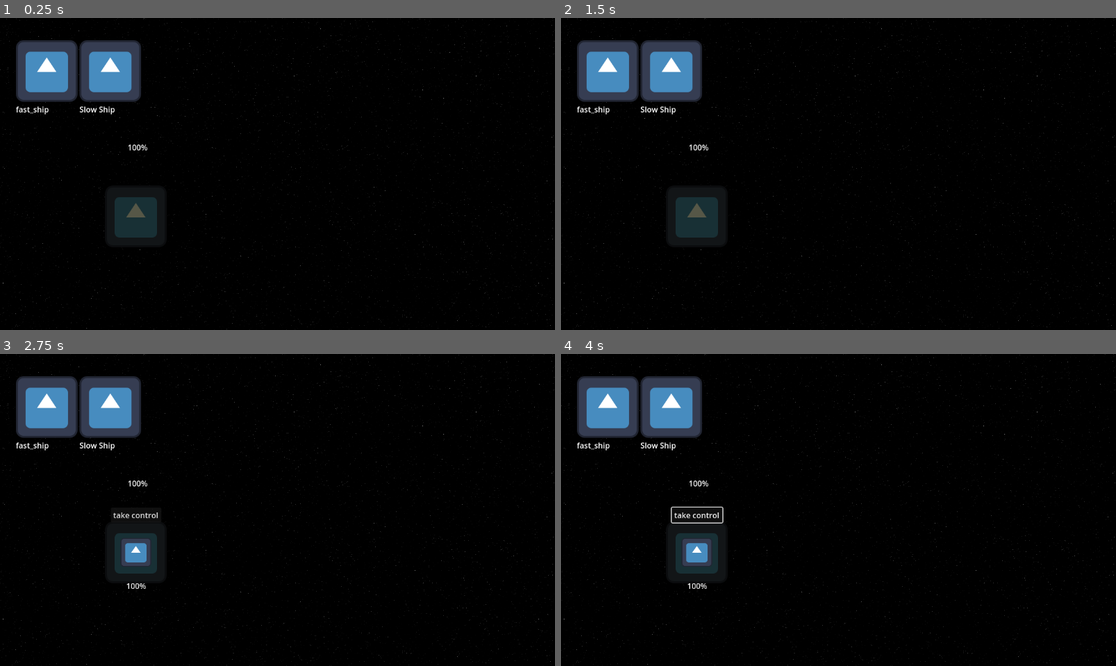
Above: before the commit, frames 1-4 (two rows, left to right).
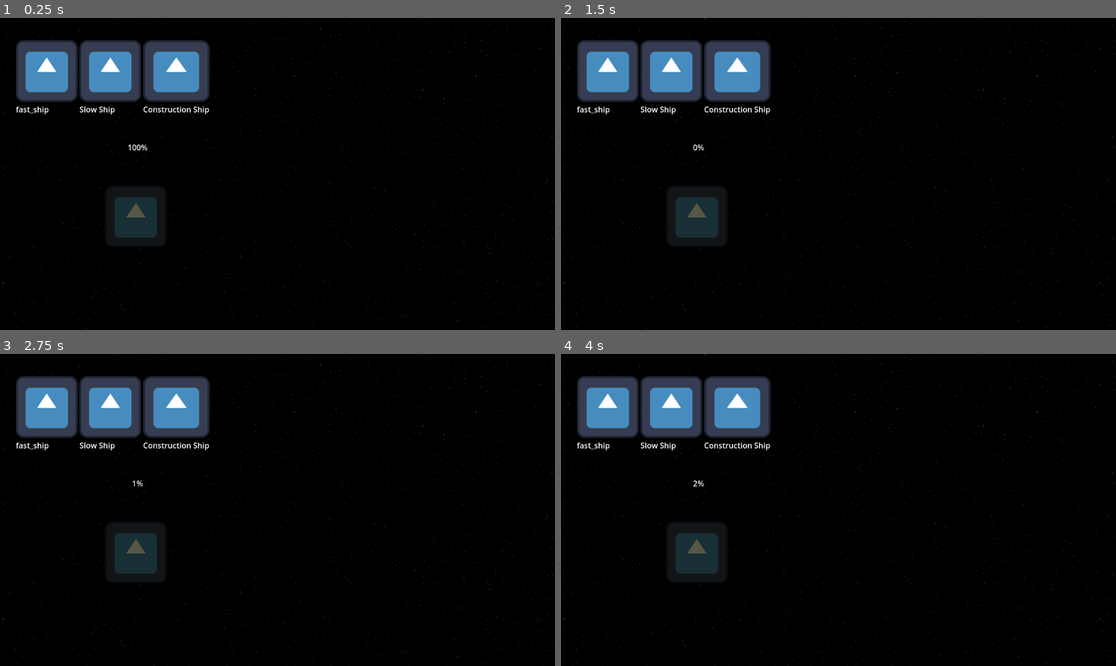
Above: after the commit, the same moments.

Repository: pcvonz/multiplayer_demo
Game: Godot game, scene res://World/world.tscn
Same seed, same stepped clock (60 frames per second), same inputs: the game is played once before the commit and once after it. This scene is started directly instead of the project's main scene. The engine's default icon, where the game draws it, is replaced by a stand-in: a white triangle on a blue panel in a dark square.
Inputs (mouse positions are in pixels of both pictures, inside the frame that each line leads up to):
- Up to frame 1 (0.25 s): no input
- Up to frame 2 (1.5 s): tap Enter at 0.5 s; move the mouse to (605, 77) at 0.52 s; hold Right (ui_right) 0.53-1.28 s; click (605, 77) at 0.6 s; tap Space (fire) at 1.25, 1.35 s; move the mouse to (672, 77) at 1.27 s; hold Down (ui_down) from 1.28 s (still down); click (672, 77) at 1.42 s
- Up to frame 3 (2.75 s): tap Enter at 2 s; move the mouse to (333, 441) at 2.02 s; release Down (ui_down) at 2.03 s; hold Right (ui_right) from 2.03 s (still down); click (333, 441) at 2.1 s
- Up to frame 4 (4 s): release Right (ui_right) at 2.75 s; click (699, 516) at 2.75 s, where only the run before the commit has a clickable "take control"; tap Space (fire) at 3.5, 3.6 s; move the mouse to (810, 572) at 3.52 s; hold Up (ui_up) from 3.53 s (still down); click (810, 572) at 3.67 s

The runs differ from the first frame. In frame 1, 2.5% of the frame differs, in the area x 25-38%, y 7-31%; in frame 2, 2.5%; in frame 3, 3.1%; in frame 4, 3.2%, in the area x 19-38%, y 7-76%.
Error in both runs: Out of bounds get index '1' (on base: 'Dictionary') (res://World/World.gd:33)

Commit message:
Add different ships, add UI to ship

Diff:
--- a/factory/factory.gd
+++ b/factory/factory.gd
@@ -57,3 +57,8 @@
 	build_queue.push_back(item)
 	if timer.is_stopped():
 		start_building()
+
+
+
+func _on_spawn_option_card_purchase(item:FactoryItem):
+	pass # Replace with function body.
--- a/factory/factory.tscn
+++ b/factory/factory.tscn
@@ -1,10 +1,11 @@
-[gd_scene load_steps=7 format=3 uid="uid://cyg4pxfyvhj2u"]
+[gd_scene load_steps=8 format=3 uid="uid://cyg4pxfyvhj2u"]
 
 [ext_resource type="Texture2D" uid="uid://t5lcyvo0c2yw" path="res://icon.svg" id="1_er5sm"]
 [ext_resource type="Script" path="res://factory/factory.gd" id="1_wkpvo"]
 [ext_resource type="PackedScene" uid="uid://8sohtqk4ivgf" path="res://ui/spawn_option_card/spawn_option_card.tscn" id="3_yf4nd"]
 [ext_resource type="Resource" uid="uid://bhpxr2na1gqwy" path="res://ui/factory_items/fast_ship.tres" id="4_cpiiv"]
 [ext_resource type="Resource" uid="uid://dy027rd5vlhry" path="res://ui/factory_items/slow_ship.tres" id="5_odur4"]
+[ext_resource type="Resource" uid="uid://bnlv0pmys47w0" path="res://ui/factory_items/construction_ship.tres" id="6_r60qj"]
 
 [sub_resource type="SceneReplicationConfig" id="SceneReplicationConfig_hom0k"]
 properties/0/path = NodePath(".:percent_left")
@@ -49,13 +50,18 @@
 layout_mode = 2
 item = ExtResource("5_odur4")
 
+[node name="spawn_option_card3" parent="GridContainer" instance=ExtResource("3_yf4nd")]
+layout_mode = 2
+item = ExtResource("6_r60qj")
+
 [node name="MultiplayerSynchronizer" type="MultiplayerSynchronizer" parent="."]
 replication_config = SubResource("SceneReplicationConfig_hom0k")
 
 [node name="MultiplayerSpawner" type="MultiplayerSpawner" parent="."]
-_spawnable_scenes = PackedStringArray("res://ship/ship.tscn")
+_spawnable_scenes = PackedStringArray("res://ship/ship.tscn", "res://ship/slow_ship/slow_ship.tscn", "res://ship/fast_ship/fast_ship.tscn", "res://ship/construction_ship/construction_ship.tscn")
 spawn_path = NodePath("../spawn_pos")
 spawn_limit = 20000
 
-[connection signal="purchase" from="GridContainer/spawn_option_card" to="GridContainer/spawn_option_card" method="_on_purchase"]
+[connection signal="purchase" from="GridContainer/spawn_option_card" to="." method="_on_purchase"]
 [connection signal="purchase" from="GridContainer/spawn_option_card2" to="." method="_on_purchase"]
+[connection signal="purchase" from="GridContainer/spawn_option_card3" to="." method="_on_purchase"]
--- /dev/null
+++ b/ship/construction_ship/construction_ship.tscn
@@ -0,0 +1,38 @@
+[gd_scene load_steps=2 format=3 uid="uid://dsl3txt1ppspq"]
+
+[ext_resource type="PackedScene" uid="uid://1r5lguti5vfn" path="res://ship/ship.tscn" id="1_c5kaw"]
+
+[node name="ship" instance=ExtResource("1_c5kaw")]
+speed = 3.0
+max_speed = 50.0
+max_angular_speed = 5.0
+stopping_speed = 5.0
+health = 50.0
+
+[node name="Control" type="Control" parent="UI" index="0"]
+layout_mode = 3
+anchors_preset = 12
+anchor_top = 1.0
+anchor_right = 1.0
+anchor_bottom = 1.0
+grow_horizontal = 2
+grow_vertical = 0
+size_flags_vertical = 8
+mouse_filter = 1
+
+[node name="HBoxContainer" type="HBoxContainer" parent="UI/Control" index="0"]
+layout_mode = 1
+anchors_preset = 12
+anchor_top = 1.0
+anchor_right = 1.0
+anchor_bottom = 1.0
+grow_horizontal = 2
+grow_vertical = 0
+
+[node name="Label" type="Label" parent="UI/Control/HBoxContainer" index="0"]
+layout_mode = 2
+text = "Hello"
+
+[node name="Button" type="Button" parent="UI/Control/HBoxContainer" index="1"]
+layout_mode = 2
+text = "Click me"
--- /dev/null
+++ b/ship/fast_ship/fast_ship.tscn
@@ -0,0 +1,5 @@
+[gd_scene load_steps=2 format=3 uid="uid://brfiog6phtab2"]
+
+[ext_resource type="PackedScene" uid="uid://1r5lguti5vfn" path="res://ship/ship.tscn" id="1_sqnxu"]
+
+[node name="fast_ship" instance=ExtResource("1_sqnxu")]
--- a/ship/player.gd
+++ b/ship/player.gd
@@ -1,4 +1,4 @@
-extends Node2D
+extends Node
 @export var player_name: String
 @onready var camera: Camera2D = $Camera2D
 @onready var unit: Node
@@ -57,6 +57,5 @@
 			player.unit.on_add_to_spawner.connect(_on_add_to_spawner)
 			player.unit.on_destroyed.connect(player._on_destroyed)
 
-
 func _on_take_control(node: Node, player_id_requesting_control: int):
 	take_control.rpc(node.get_path(), player_id_requesting_control)
--- a/ship/player.tscn
+++ b/ship/player.tscn
@@ -3,7 +3,7 @@
 [ext_resource type="Script" path="res://ship/player.gd" id="1_n3lge"]
 [ext_resource type="PackedScene" uid="uid://bmb1q6u04otj5" path="res://ship/player_input.tscn" id="1_yn2i6"]
 
-[node name="player" type="Node2D" groups=["players"]]
+[node name="player" type="Node" groups=["players"]]
 script = ExtResource("1_n3lge")
 
 [node name="PlayerInput" parent="." instance=ExtResource("1_yn2i6")]
--- a/ship/ship.gd
+++ b/ship/ship.gd
@@ -27,6 +27,12 @@
 		# Hack to stop jittery movement from physics
 		freeze = true
 		set_physics_process(false)
+
+func enable_ui():
+	$UI.visible = true
+
+func disable_ui():
+	$UI.visible = false
 
 func _process(_delta):
 	if health != progress_bar.value:
@@ -71,6 +77,7 @@
 	add_child(timer)
 	timer.start(5.0)
 	timer.timeout.connect(_on_explode_timeout)
+	disable_ui()
 
 func _on_explode_timeout():
 	queue_free()
@@ -92,3 +99,4 @@
 func _on_button_pressed():
 	if input == null:
 		take_control.emit(self, multiplayer.get_unique_id())
+		enable_ui()
--- a/ship/ship.tscn
+++ b/ship/ship.tscn
@@ -99,4 +99,7 @@
 [node name="explosion" parent="." instance=ExtResource("3_8epct")]
 visible = false
 
+[node name="UI" type="CanvasLayer" parent="."]
+visible = false
+
 [connection signal="pressed" from="Button" to="." method="_on_button_pressed"]
--- /dev/null
+++ b/ship/slow_ship/slow_ship.tscn
@@ -0,0 +1,5 @@
+[gd_scene load_steps=2 format=3 uid="uid://dsxlnkpflb3nf"]
+
+[ext_resource type="PackedScene" uid="uid://1r5lguti5vfn" path="res://ship/ship.tscn" id="1_xh7il"]
+
+[node name="slow_ship" instance=ExtResource("1_xh7il")]
--- /dev/null
+++ b/ui/factory_items/construction_ship.tres
@@ -0,0 +1,11 @@
+[gd_resource type="Resource" script_class="FactoryItem" load_steps=3 format=3 uid="uid://bnlv0pmys47w0"]
+
+[ext_resource type="PackedScene" uid="uid://dsl3txt1ppspq" path="res://ship/construction_ship/construction_ship.tscn" id="1_8bdso"]
+[ext_resource type="Script" path="res://ui/spawn_option_card/spawn_option_resource.gd" id="2_lpx4g"]
+
+[resource]
+script = ExtResource("2_lpx4g")
+cost = 10.0
+build_time = 10.0
+item_name = "Construction Ship"
+scene = ExtResource("1_8bdso")
